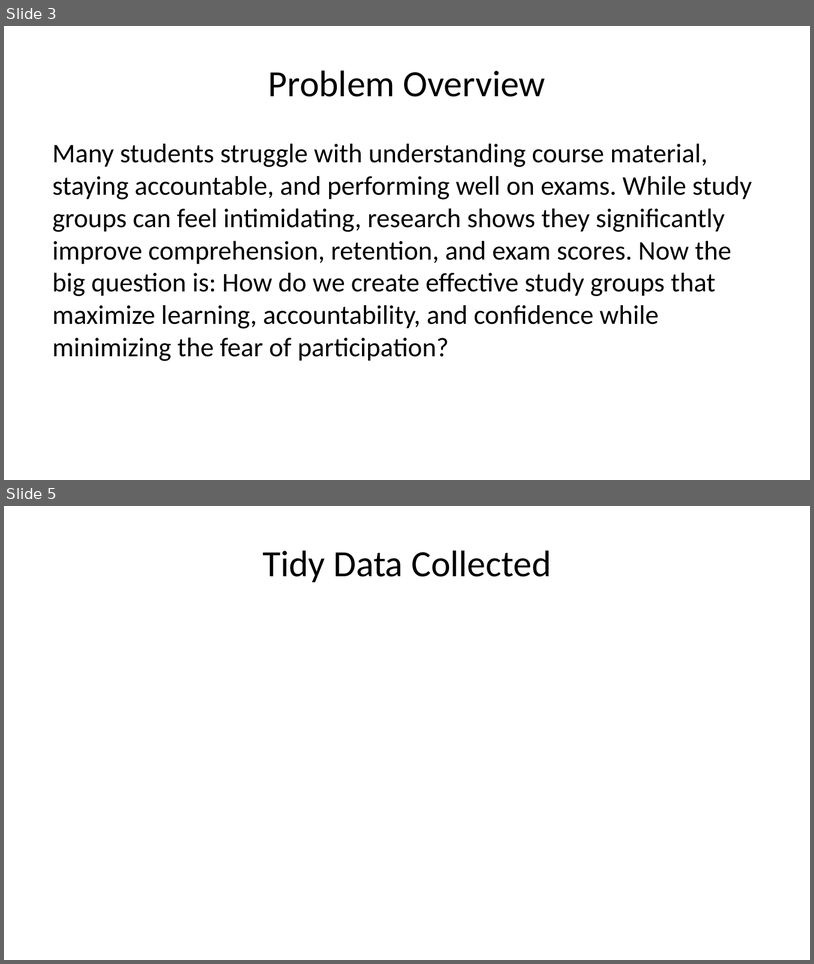
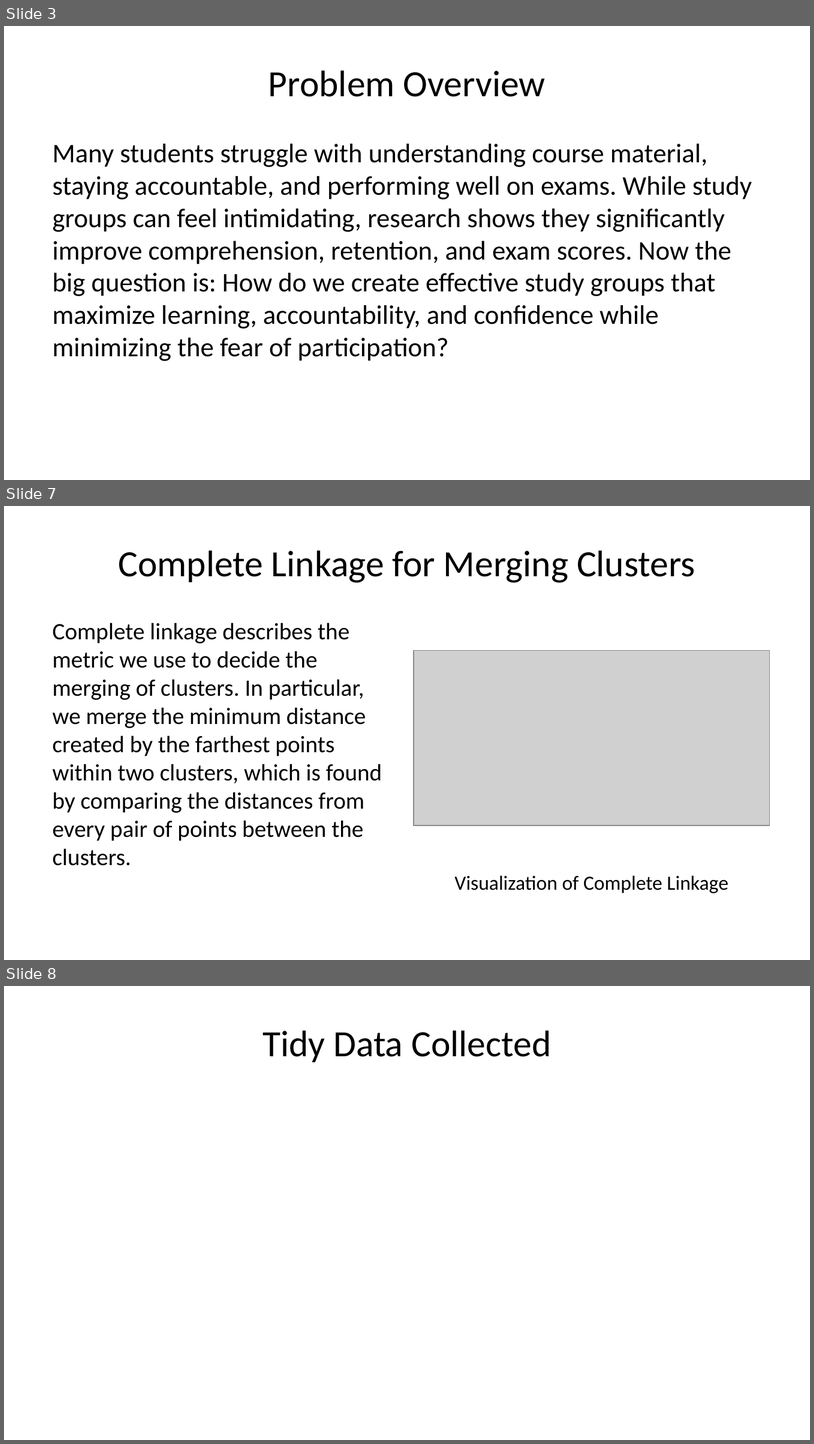
Before and after one commit to deancallahan25/Data322MiniProject, a slide deck: presentation.pptx. Shown one above the other, each under a label of ours: slides 3 and 5 before the commit, slides 3, 7 and 8 after it; the slides between them are not shown. The pictures are 814x964 and 814x1444 pixels, drawn with LibreOffice and Linux fonts; fonts in the diff are those of the drawing; grey boxes stand for pictures. Boxes give left, top, right and bottom in pixels: in the first picture for what was removed or moved away, otherwise in the second. Text is boxed around its words. In the diff, an @@ line names an element or a change of style, - is before the commit and + after.

Commit message:
Added Complete Linkage and Feedback Slides

```diff
--- a/presentation.pptx
+++ b/presentation.pptx
@@ slide 7 added at (4,506,810,960), background #FFFFFF @@
@@ title added at (118,550,696,583), 33 pt, text #000000 @@
+Complete Linkage for Merging Clusters
@@ text added at (53,622,383,865), 21 pt, text #000000 @@
+Complete linkage describes the metric we use to decide the merging of clusters. In particular, we merge the minimum distance created by the farthest points within two clusters, which is found by comparing the distances from every pair of points between the clusters.
@@ picture added at (414,651,770,825) @@
@@ text added at (455,875,728,893), 18 pt, text #000000 @@
+Visualization of Complete Linkage
@@ what was slide 5 is now slide 8 @@
```
Also in this commit, not shown: 3 slides changed, 3 other slides added, 2 slides removed, 2 other files.
